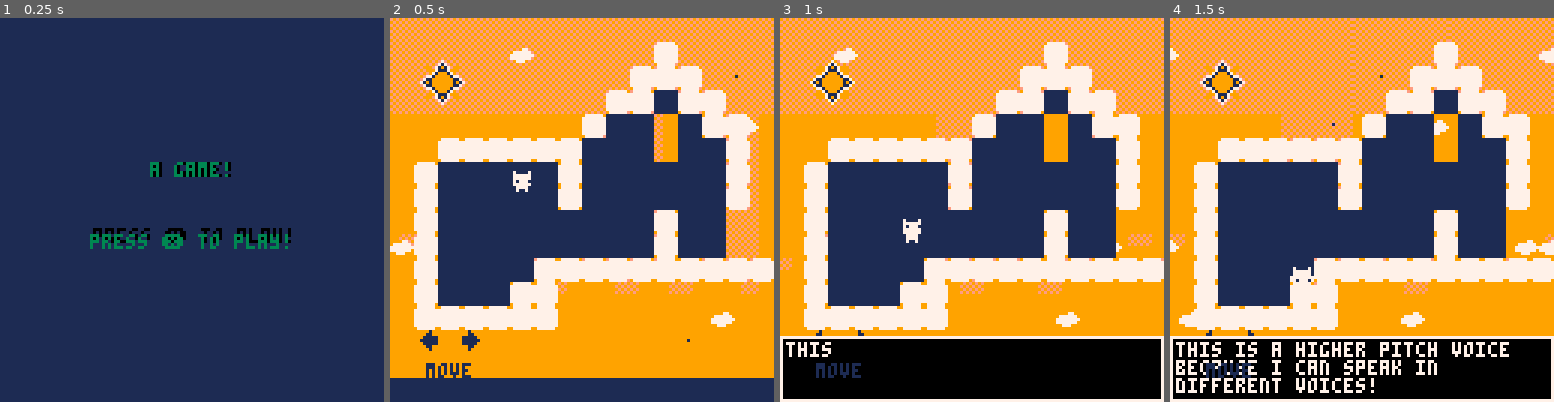
Above: before the commit, frames 1-4 (left to right).
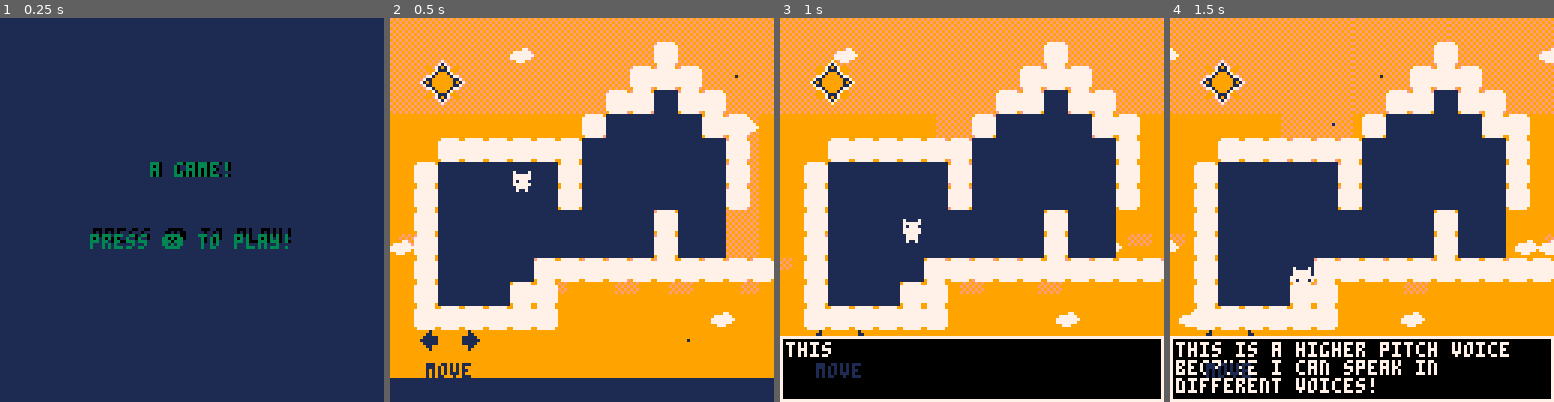
Above: after the commit, the same moments.

Repository: aadhyap/GBJam14
Game: PICO-8 cartridge platformer-game.p8
The game is run twice, just before and just after one commit, with the same random seed, the same clock (stepped at 60 frames per second) and the same inputs.
Inputs:
- Up to frame 1 (0.25 s): no input
- Up to frame 2 (0.5 s): tap X (X key) at 0.33 s
- Up to frame 3 (1 s): tap O (Z key) at 0.7 s
- Up to frame 4 (1.5 s): tap X (X key) at 1.07 s

Frame 1 is identical in both runs. In frame 2, 0.8% of the frame differs, in the area x 68-75%, y 25-38%; in frame 3, 0.8%; in frame 4, 0.8%.

Commit message:
added the levels back

Diff:
--- a/platformer-game.p8
+++ b/platformer-game.p8
@@ -67,18 +67,18 @@
 
 	levels = {
 	{0,17,"x1"},
---	{18,17,"x2"},
---	{36,17,"x2"},
-	--{50,17,"x3"},
+	{18,17,"x2"},
+	{36,17,"x2"},
+	{50,17,"x3"},
 	{68,17,"x3"}
 
 	}
 
 	p_locations = {
 	{0,17},
-	--{5,60},
-	--{0,50},
-	--{0,40},
+	{5,60},
+	{0,50},
+	{0,40},
 	{0, 40}
 	}
 
@@ -116,7 +116,6 @@
 
 	if switch(p.x,p.y+8) or
 				switch(p.x+7, p.y+8) then
-	-- switch
 				if light then
 				set_all1(light_tile,dark_tile)
 				end
@@ -267,7 +266,7 @@
  if btnp(⬆️) and (wall_dir != 0) then
 
     p.dy = -gravity
-    p.dx = -wall_dir * 0.8 * 2
+    p.dx = -wall_dir * 1 * 2
 
  end
 
@@ -752,8 +751,8 @@
 0000000000000000000000510000000000000000000000000000000000000000000000000000000000000000000000000000000000000000000000000000000000000000000000000000000000000000000000000000000000000000000000000000000000000000000000000000000000000000000000000000000000000000
 0000000000000000000051745100000000000000000000000000000000000000000000000000000000000000000000000000000000000000000000000000000000000000000000000000000000000000000000000000000000000000000000000000000000000000000000000000000000000000000000000000000000000000
 0000000000000000005174757451000000000000000000000000000000000000000000000000000000000000000000000000000000000000000000000000000000000000000000004100005100000000000000000000000000000000000000000000000000000000000000000000000000000000000000000000000000000000
-0000000000000000517575417551510000000000000000000000000000000000000000000000000000000000000000004700000000000051470000000000000000000000000000000000005100005100000000000000000000000000000000000000000000000000000000000000000000000000000000000000000000000000
-0000515151515151757575417575740000000000000000000000000000000000000000000000000000000000000000005700000000000051570000000000000000000000000000004100000000000000000000000000000000000000000000000000000000000000000000000000000000000000000000000000000000000000
+0000000000000000517575757551510000000000000000000000000000000000000000000000000000000000000000004700000000000051470000000000000000000000000000000000005100005100000000000000000000000000000000000000000000000000000000000000000000000000000000000000000000000000
+0000515151515151757575757575740000000000000000000000000000000000000000000000000000000000000000005700000000000051570000000000000000000000000000004100000000000000000000000000000000000000000000000000000000000000000000000000000000000000000000000000000000000000
 0051757575757551757575757575740000000000000000000000000000000000000000000000000000000000000000515151515151000051510000510000000000000000000000000000005100000000004100000000000000000000000000000000000000000000000000000000000000000000000000000000000000000000
 0074757575757551757575757575740000000000000000000000000000000047000000000000000000000000440000000000000000000051515100000000410000515151510000000000005100000000000000000000000000000000000000000000000000000000000000000000000000000000000000000000000000000000
 0074757575757575757575517575420000000000000000000000000000000057000000000000515151000000000000000000000000000000000000000041000000000000005100000000000000000000000000000000000000000000000000000000000000000000000000000000000000000000000000000000000000000000
